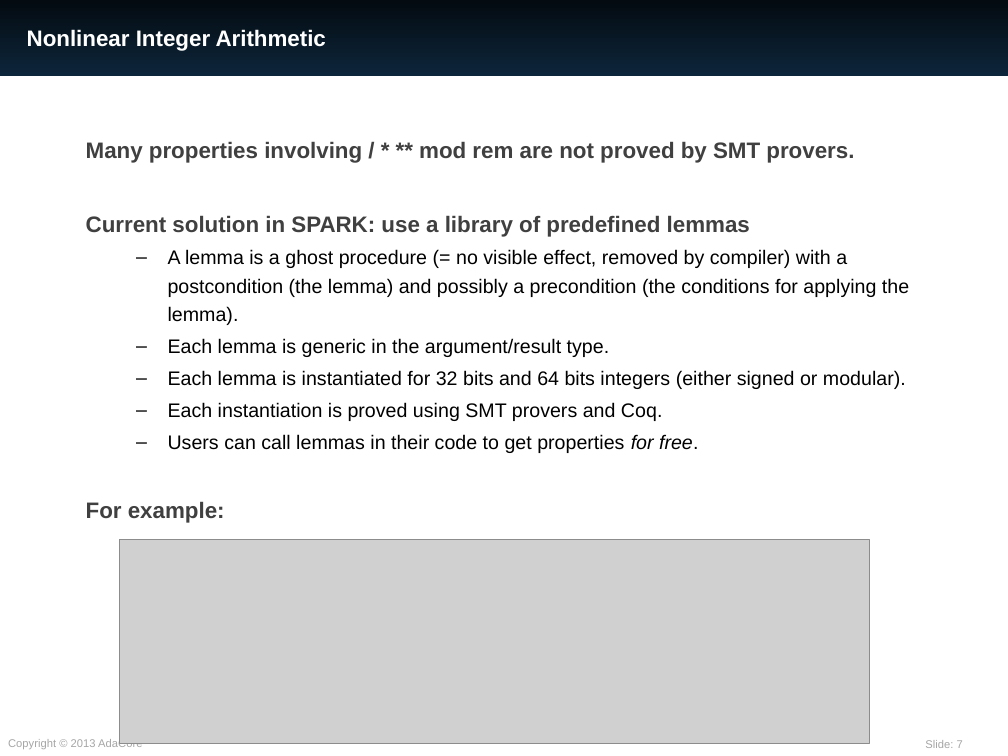
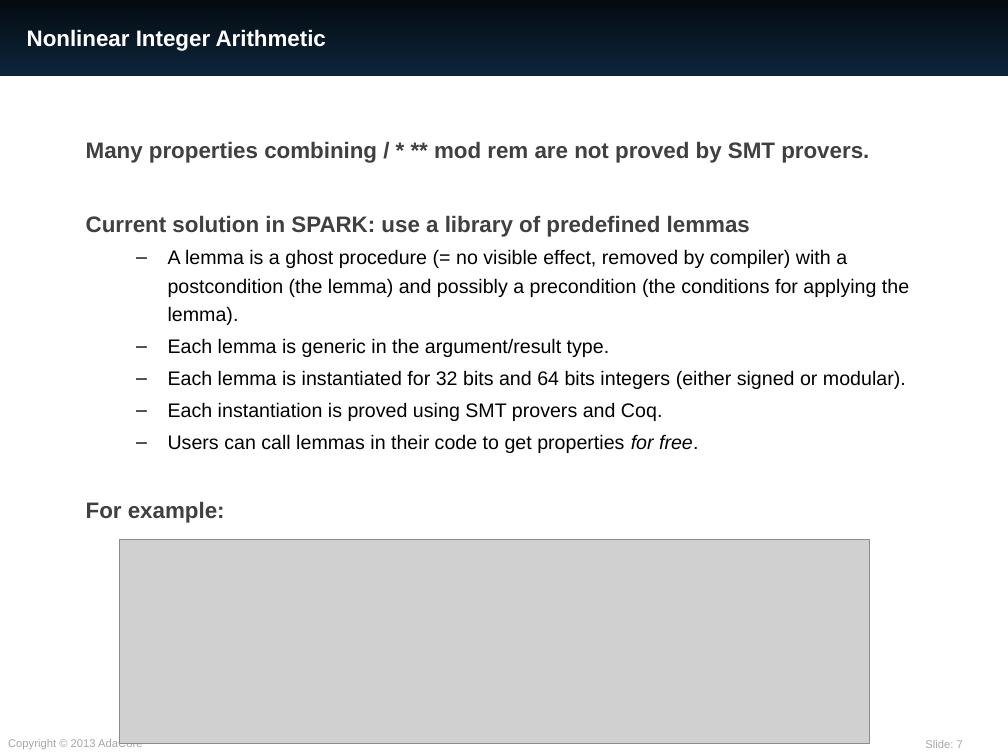
Before and after one commit to AdaCore/spark2014, a slide deck: slide 7 of slides/CP_meets_Verif_2016/SPARK.pptx. Drawn at 1008x756 pixels with LibreOffice and Linux fonts; fonts in the diff are those of the drawing; grey boxes stand for pictures. Boxes give left, top, right and bottom in pixels: in the first picture for what was removed or moved away, otherwise in the second. Text is boxed around its words. In the diff, an @@ line names an element or a change of style, - is before the commit and + after.

```diff
--- a/slides/CP_meets_Verif_2016/SPARK.pptx
+++ b/slides/CP_meets_Verif_2016/SPARK.pptx
@@ text at (86,141,869,163): text changed @@
-Many properties involving / * ** mod rem are not proved by SMT provers.
+Many properties combining / * ** mod rem are not proved by SMT provers.
```
Also in this commit, not shown: 2 other slides changed.
